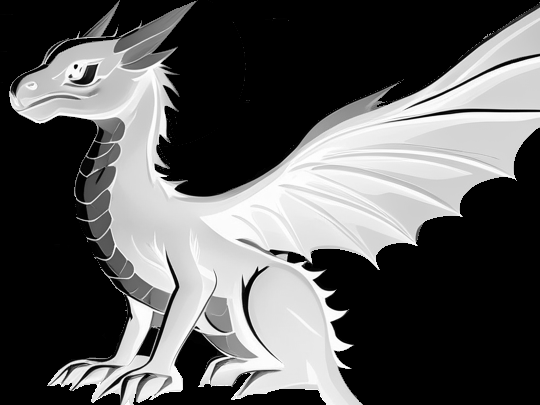
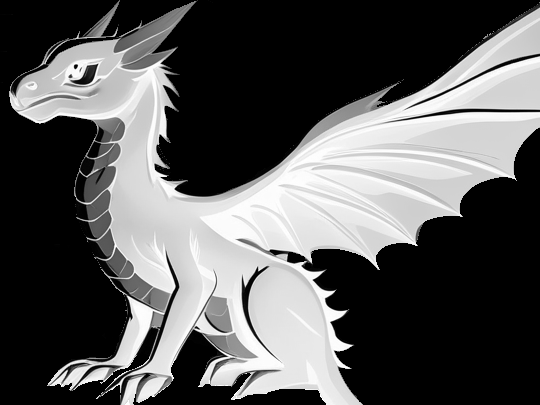
Two versions of the same layered image (540x405). Layer-by-layer changes:
painted on "root Merged" over bbox(73, 18, 289, 403)
